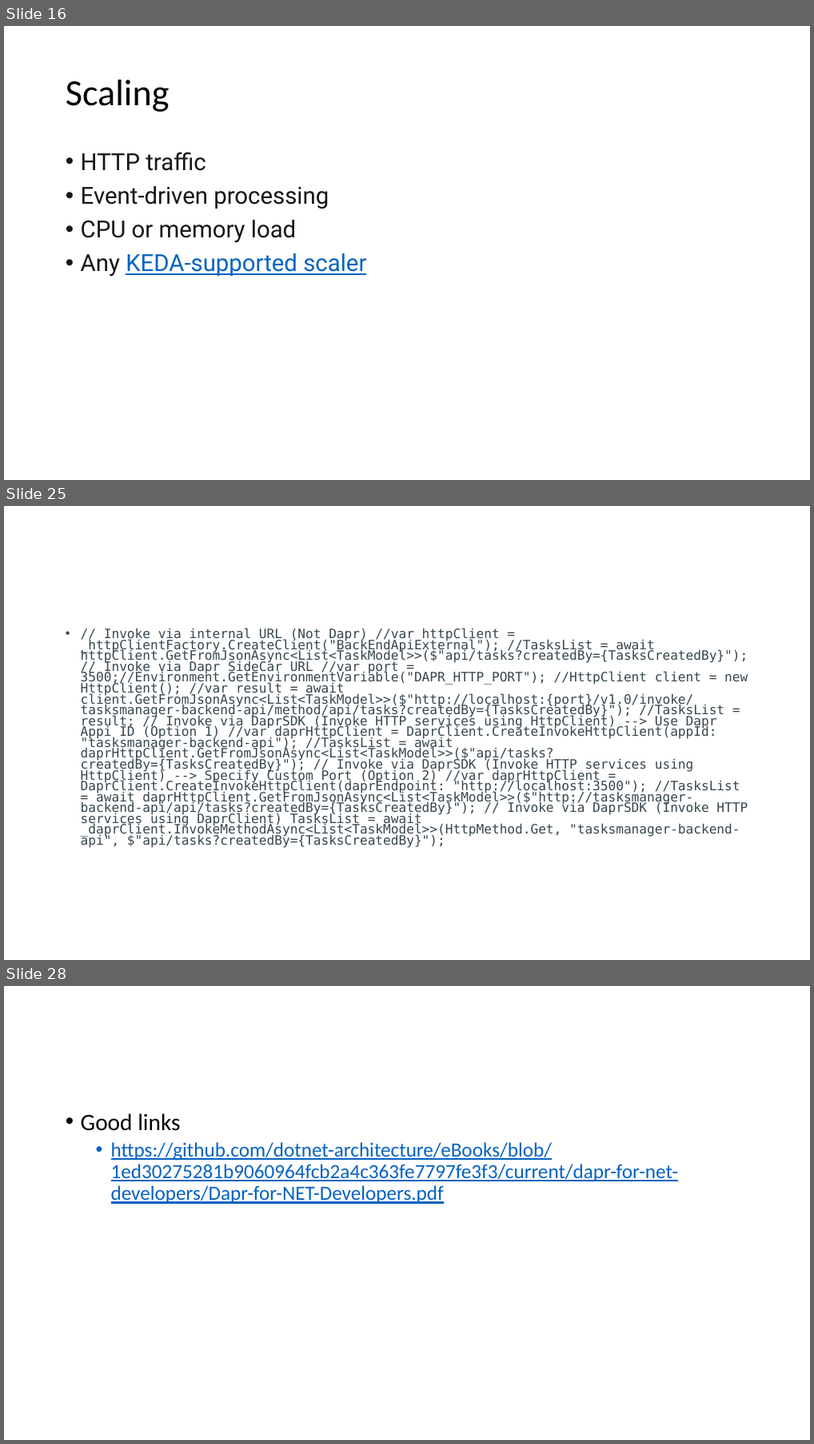
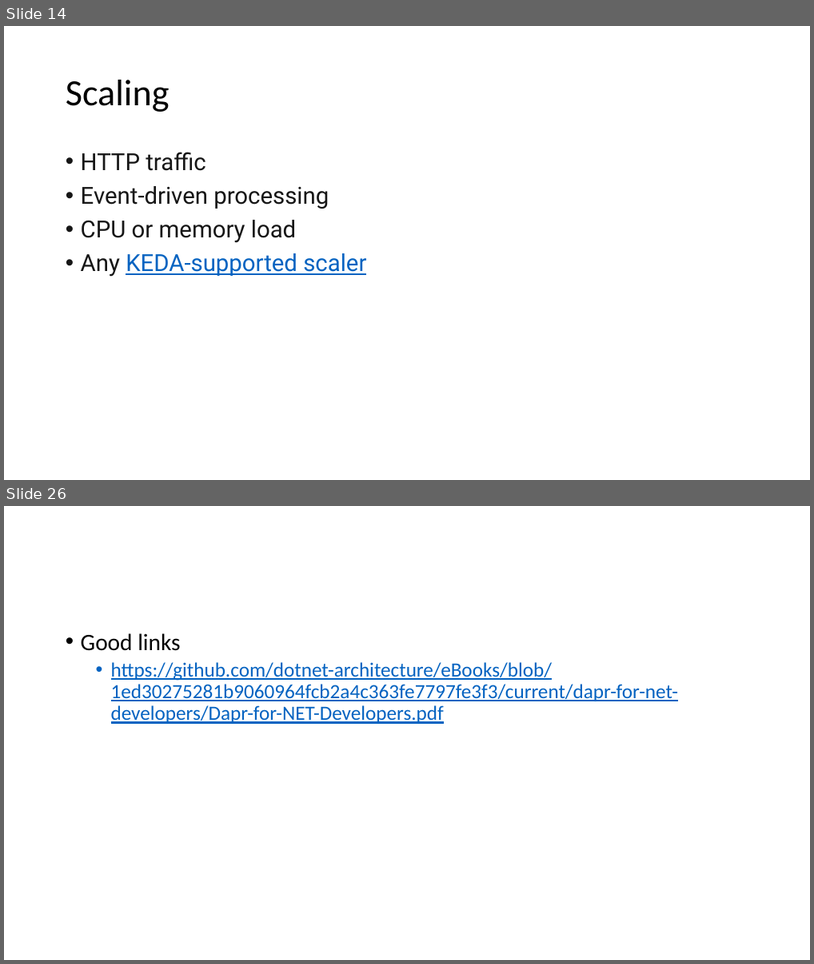
Before and after one commit to cs-samvith/space-app-platform, a slide deck: container-apps.pptx. Shown one above the other, each under a label of ours: slides 16, 25 and 28 before the commit, slides 14 and 26 after it; the slides between them are not shown. The pictures are 814x1444 and 814x964 pixels, drawn with LibreOffice and Linux fonts; fonts in the diff are those of the drawing. Boxes give left, top, right and bottom in pixels: in the first picture for what was removed or moved away, otherwise in the second. Text is boxed around its words. In the diff, an @@ line names an element or a change of style, - is before the commit and + after.

```diff
--- a/container-apps.pptx
+++ b/container-apps.pptx
@@ slide 25 removed at box(4, 506, 810, 960), background #FFFFFF @@
@@ text removed at box(81, 628, 749, 848) @@
-• // Invoke via internal URL (Not Dapr) //var httpClient = _httpClientFactory.CreateClient("BackEndApiExternal"); //TasksList = await httpClient.GetFromJsonAsync<List<TaskModel>>($"api/tasks?createdBy={TasksCreatedBy}"); // Invoke via Dapr SideCar URL //var port = 3500;//Environment.GetEnvironmentVariable("DAPR_HTTP_PORT"); //HttpClient client = new HttpClient(); //var result = await client.GetFromJsonAsync<List<TaskModel>>($"http://localhost:{port}/v1.0/invoke/tasksmanager-backend-api/method/api/tasks?createdBy={TasksCreatedBy}"); //TasksList = result; // Invoke via DaprSDK (Invoke HTTP services using HttpClient) --> Use Dapr Appi ID (Option 1) //var daprHttpClient = DaprClient.CreateInvokeHttpClient(appId: "tasksmanager-backend-api"); //TasksList = await daprHttpClient.GetFromJsonAsync<List<TaskModel>>($"api/tasks?createdBy={TasksCreatedBy}"); // Invoke via DaprSDK (Invoke HTTP services using HttpClient) --> Specify Custom Port (Option 2) //var daprHttpClient = DaprClient.CreateInvokeHttpClient(daprEndpoint: "http://localhost:3500"); //TasksList = await daprHttpClient.GetFromJsonAsync<List<TaskModel>>($"http://tasksmanager-backend-api/api/tasks?createdBy={TasksCreatedBy}"); // Invoke via DaprSDK (Invoke HTTP services using DaprClient) TasksList = await _daprClient.InvokeMethodAsync<List<TaskModel>>(HttpMethod.Get, "tasksmanager-backend-api", $"api/tasks?createdBy={TasksCreatedBy}");
@@ what was slide 16 is now slide 14 @@
@@ what was slide 28 is now slide 26 @@
```
Also in this commit, not shown: 5 slides changed, 9 slides added, 9 other slides removed, 13 other files.
